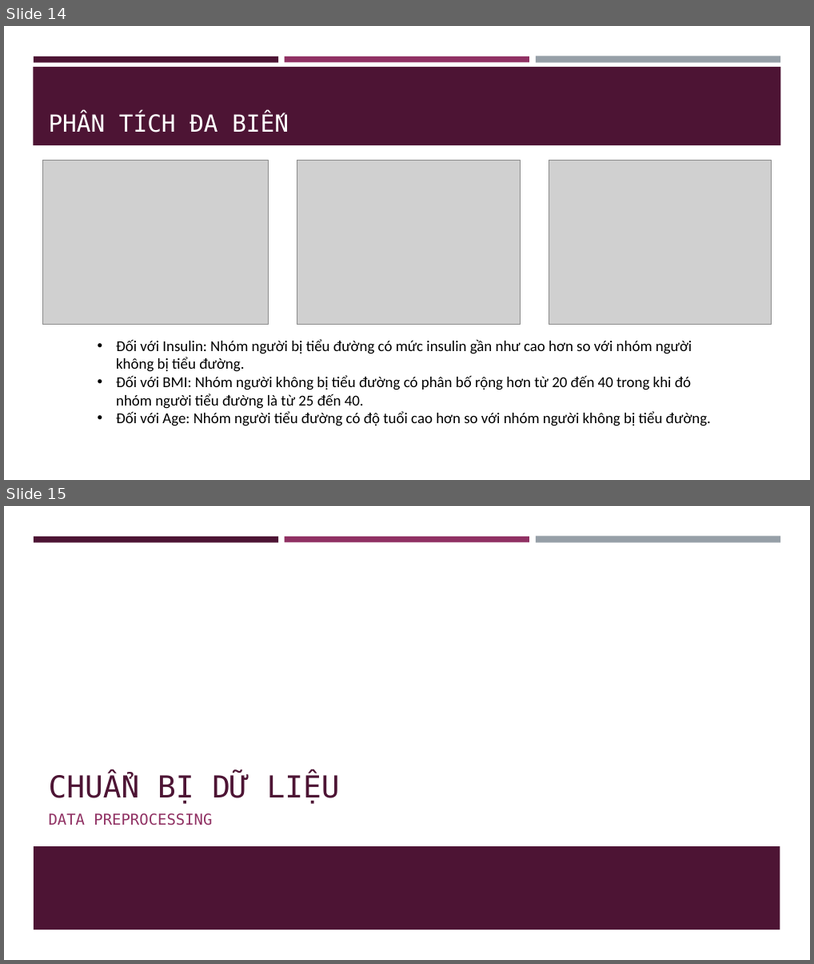
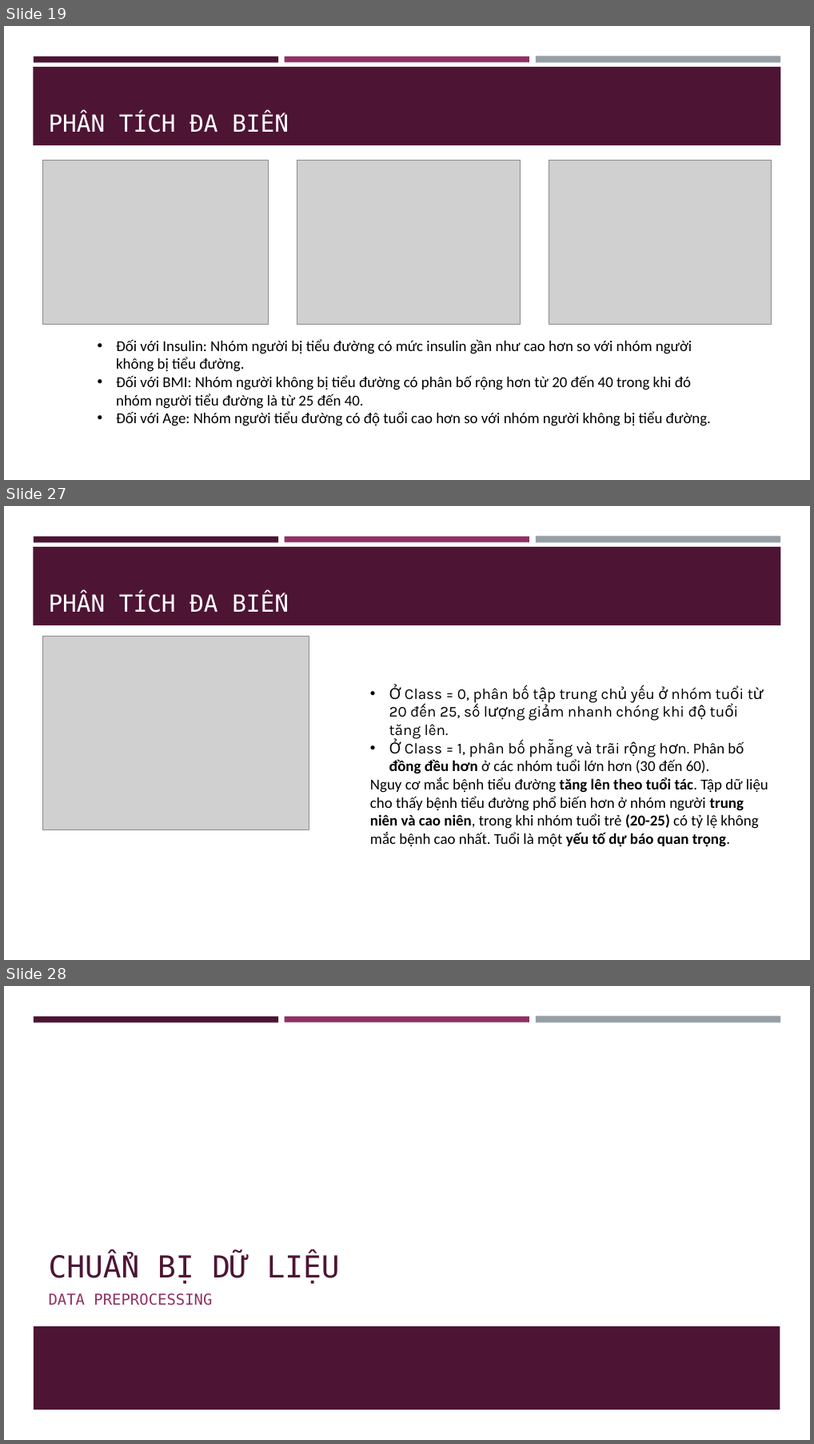
Before and after one commit to NgThanhNhanf/machine_learning, a slide deck: code/practice/lab04/EDA_Bao_cao.pptx. Shown one above the other, each under a label of ours: slides 14 and 15 before the commit, slides 19, 27 and 28 after it; the slides between them are not shown. The pictures are 814x964 and 814x1444 pixels, drawn with LibreOffice and Linux fonts; fonts in the diff are those of the drawing; grey boxes stand for pictures. Boxes give left, top, right and bottom in pixels: in the first picture for what was removed or moved away, otherwise in the second. Text is boxed around its words. In the diff, an @@ line names an element or a change of style, - is before the commit and + after.

```diff
--- a/code/practice/lab04/EDA_Bao_cao.pptx
+++ b/code/practice/lab04/EDA_Bao_cao.pptx
@@ slide 27 added at (4,506,810,960), background #FFFFFF; not listed: 4 template elements that a slide beside it also shows @@
@@ title added at (49,592,587,808), 28 pt, text #FFFFFF @@
+PHÂN TÍCH ĐA BIẾN
@@ picture added at (42,636,310,830) @@
@@ text added at (370,684,769,847), 18 pt, text #000000 @@
+• Ở Class = 0, phân bố tập trung chủ yếu ở nhóm tuổi từ 20 đến 25, số lượng giảm nhanh chóng khi độ tuổi tăng lên.
+• Ở Class = 1, phân bố phẵng và trãi rộng hơn. Phân bố đồng đều hơn ở các nhóm tuổi lớn hơn (30 đến 60).
+Nguy cơ mắc bệnh tiểu đường tăng lên theo tuổi tác. Tập dữ liệu cho thấy bệnh tiểu đường phổ biến hơn ở nhóm người trung niên và cao niên, trong khi nhóm tuổi trẻ (20-25) có tỷ lệ không mắc bệnh cao nhất. Tuổi là một yếu tố dự báo quan trọng.
@@ what was slide 14 is now slide 19 @@
@@ what was slide 15 is now slide 28 @@
```
Also in this commit, not shown: 6 slides changed, 13 other slides added, 1 slide removed, 22 other files.
